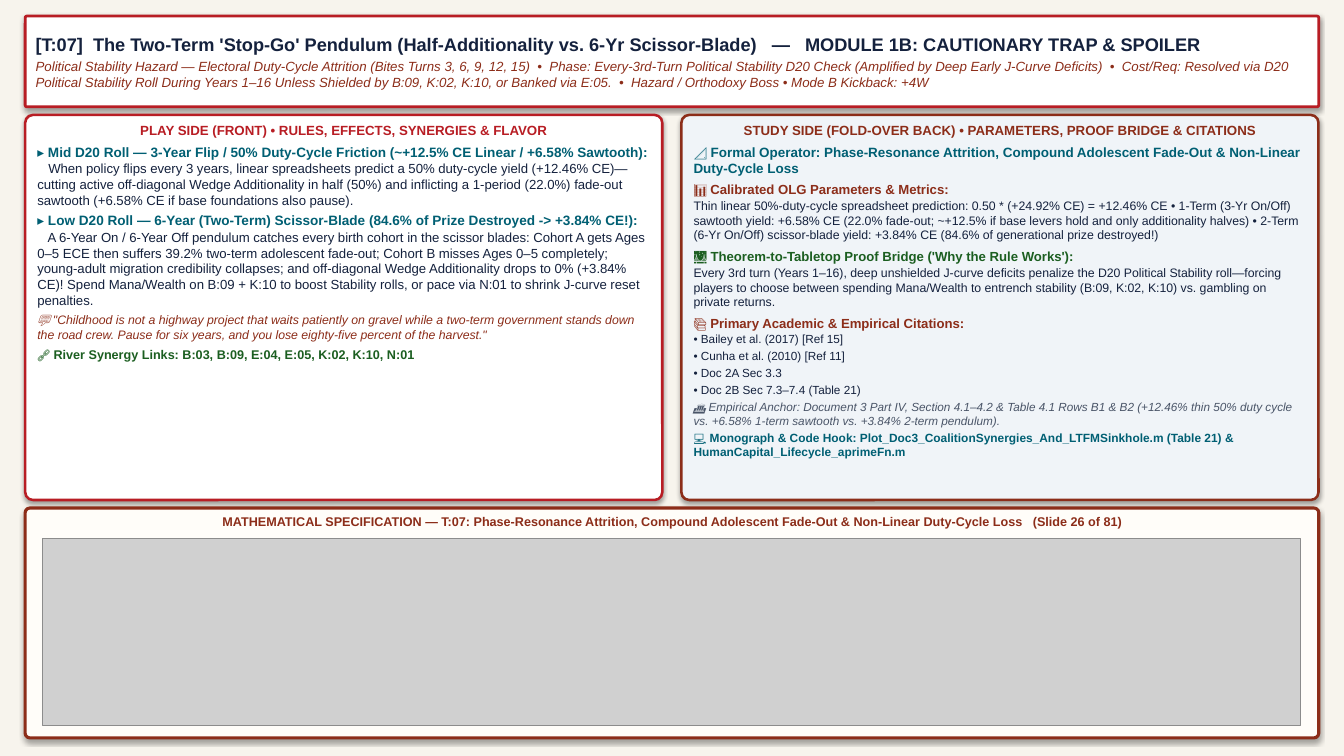
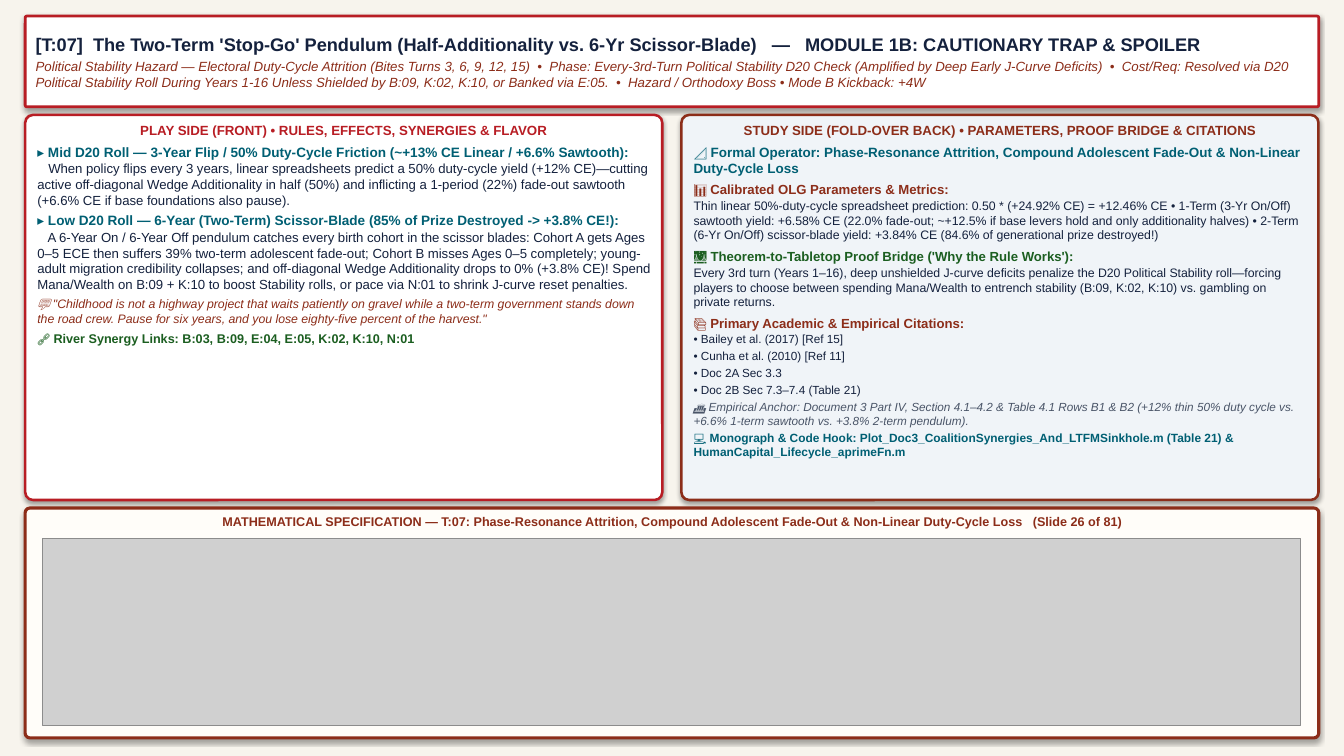
Before and after one commit to MichaelTiemann/IGWelfare-Game, a slide deck: slide 26 of output/foils_and_founders_study_slides_academic.pptx. Drawn at 1344x756 pixels with LibreOffice and Linux fonts; fonts in the diff are those of the drawing; grey boxes stand for pictures. Boxes give left, top, right and bottom in pixels: in the first picture for what was removed or moved away, otherwise in the second. Text is boxed around its words. In the diff, an @@ line names an element or a change of style, - is before the commit and + after.

```diff
--- a/output/foils_and_founders_study_slides_academic.pptx
+++ b/output/foils_and_founders_study_slides_academic.pptx
@@ text in rounded rectangle at [36,61,1288,90]: text changed @@
-Political Stability Hazard — Electoral Duty-Cycle Attrition (Bites Turns 3, 6, 9, 12, 15) • Phase: Every-3rd-Turn Political Stability D20 Check (Amplified by Deep Early J-Curve Deficits) • Cost/Req: Resolved via D20 Political Stability Roll During Years 1–16 Unless Shielded by B:09, K:02, K:10, or Banked via E:05. • Hazard / Orthodoxy Boss • Mode B Kickback: +4W
+Political Stability Hazard — Electoral Duty-Cycle Attrition (Bites Turns 3, 6, 9, 12, 15) • Phase: Every-3rd-Turn Political Stability D20 Check (Amplified by Deep Early J-Curve Deficits) • Cost/Req: Resolved via D20 Political Stability Roll During Years 1-16 Unless Shielded by B:09, K:02, K:10, or Banked via E:05. • Hazard / Orthodoxy Boss • Mode B Kickback: +4W
@@ text in rounded rectangle at [37,147,650,292]: text changed @@
-▸ Mid D20 Roll — 3-Year Flip / 50% Duty-Cycle Friction (~+12.5% CE Linear / +6.58% Sawtooth):
-When policy flips every 3 years, linear spreadsheets predict a 50% duty-cycle yield (+12.46% CE)—cutting active off-diagonal Wedge Additionality in half (50%) and inflicting a 1-period (22.0%) fade-out sawtooth (+6.58% CE if base foundations also pause).
-▸ Low D20 Roll — 6-Year (Two-Term) Scissor-Blade (84.6% of Prize Destroyed -> +3.84% CE!):
-A 6-Year On / 6-Year Off pendulum catches every birth cohort in the scissor blades: Cohort A gets Ages 0–5 ECE then suffers 39.2% two-term adolescent fade-out; Cohort B misses Ages 0–5 completely; young-adult migration credibility collapses; and off-diagonal Wedge Additionality drops to 0% (+3.84% CE)! Spend Mana/Wealth on B:09 + K:10 to boost Stability rolls, or pace via N:01 to shrink J-curve reset penalties.
+▸ Mid D20 Roll — 3-Year Flip / 50% Duty-Cycle Friction (~+13% CE Linear / +6.6% Sawtooth):
+When policy flips every 3 years, linear spreadsheets predict a 50% duty-cycle yield (+12% CE)—cutting active off-diagonal Wedge Additionality in half (50%) and inflicting a 1-period (22%) fade-out sawtooth (+6.6% CE if base foundations also pause).
+▸ Low D20 Roll — 6-Year (Two-Term) Scissor-Blade (85% of Prize Destroyed -> +3.8% CE!):
+A 6-Year On / 6-Year Off pendulum catches every birth cohort in the scissor blades: Cohort A gets Ages 0–5 ECE then suffers 39% two-term adolescent fade-out; Cohort B misses Ages 0–5 completely; young-adult migration credibility collapses; and off-diagonal Wedge Additionality drops to 0% (+3.8% CE)! Spend Mana/Wealth on B:09 + K:10 to boost Stability rolls, or pace via N:01 to shrink J-curve reset penalties.
@@ text in rounded rectangle at [694,402,1294,428]: text changed @@
-🏛️ Empirical Anchor: Document 3 Part IV, Section 4.1–4.2 & Table 4.1 Rows B1 & B2 (+12.46% thin 50% duty cycle vs. +6.58% 1-term sawtooth vs. +3.84% 2-term pendulum).
+🏛️ Empirical Anchor: Document 3 Part IV, Section 4.1–4.2 & Table 4.1 Rows B1 & B2 (+12% thin 50% duty cycle vs. +6.6% 1-term sawtooth vs. +3.8% 2-term pendulum).
```
Also in this commit, not shown: 66 other slides changed, 4 other files.
